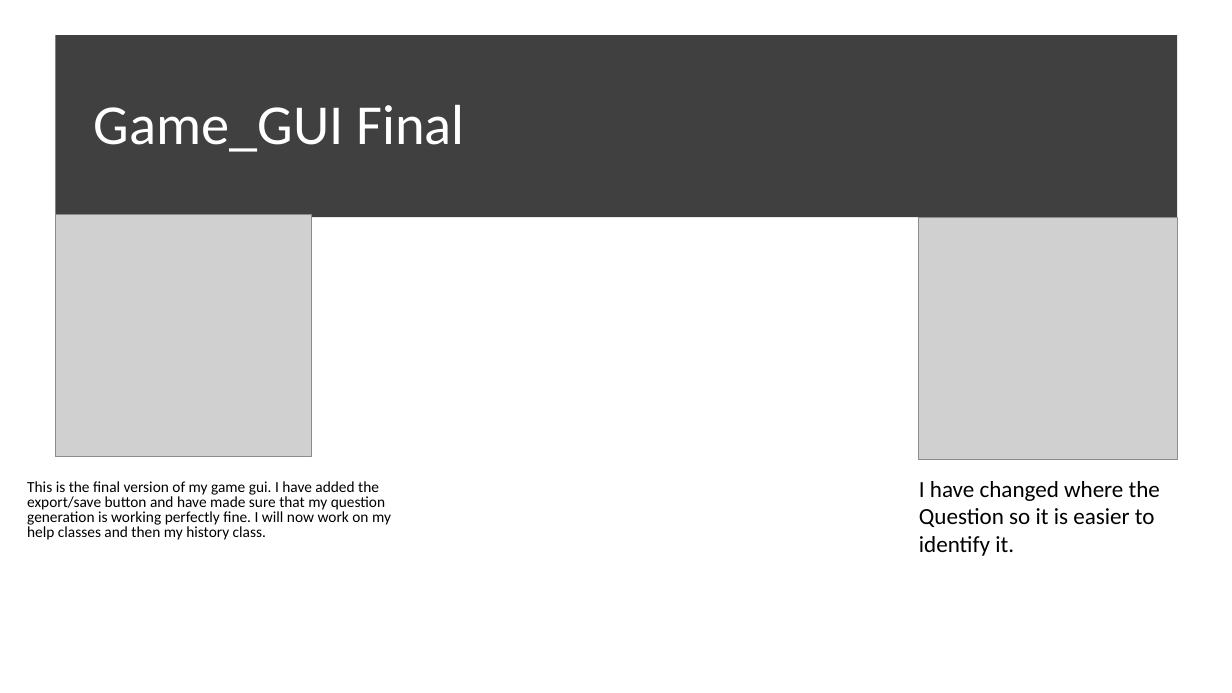
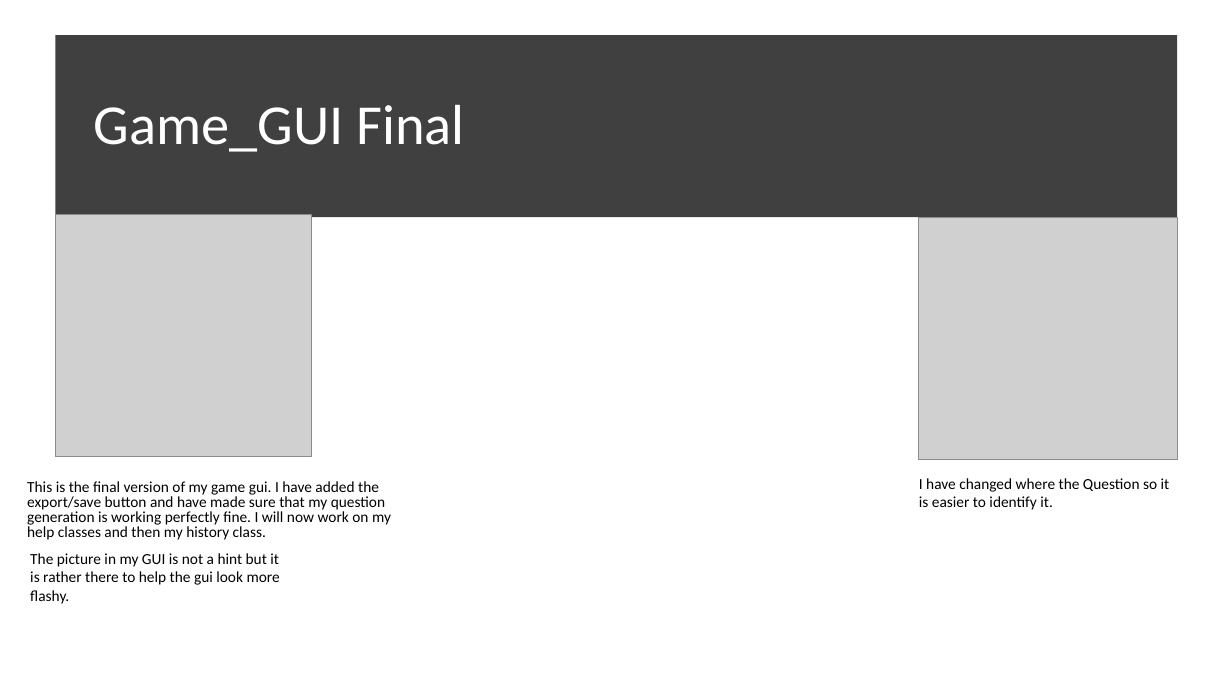
Before and after one commit to morrisj70800/01_Assesment, a slide deck: slide 17 of Programming Assesment.pptx. Drawn at 1232x693 pixels with LibreOffice and Linux fonts; fonts in the diff are those of the drawing; grey boxes stand for pictures. Boxes give left, top, right and bottom in pixels: in the first picture for what was removed or moved away, otherwise in the second. Text is boxed around its words. In the diff, an @@ line names an element or a change of style, - is before the commit and + after.

Commit message:
Game Finished

```diff
--- a/Programming Assesment.pptx
+++ b/Programming Assesment.pptx
@@ text "I have changed where the ..." at [919, 478, 1170, 510]: size 18 to 12 pt @@
@@ text added at [30, 553, 280, 604], 12 pt, text #000000 @@
+The picture in my GUI is not a hint but it is rather there to help the gui look more flashy.
```
Also in this commit, not shown: 4 other slides changed, 1 slide removed, 1 other file.
